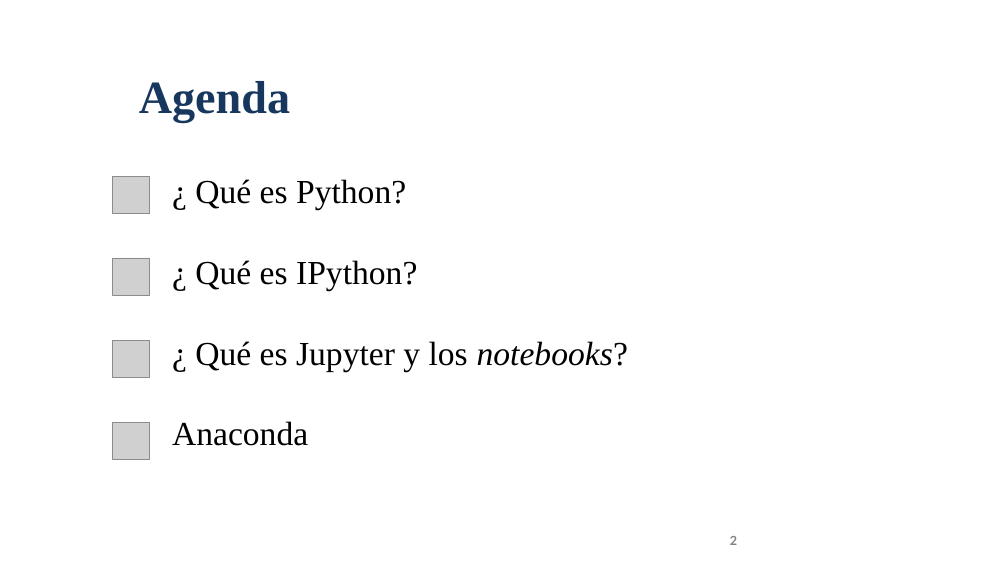
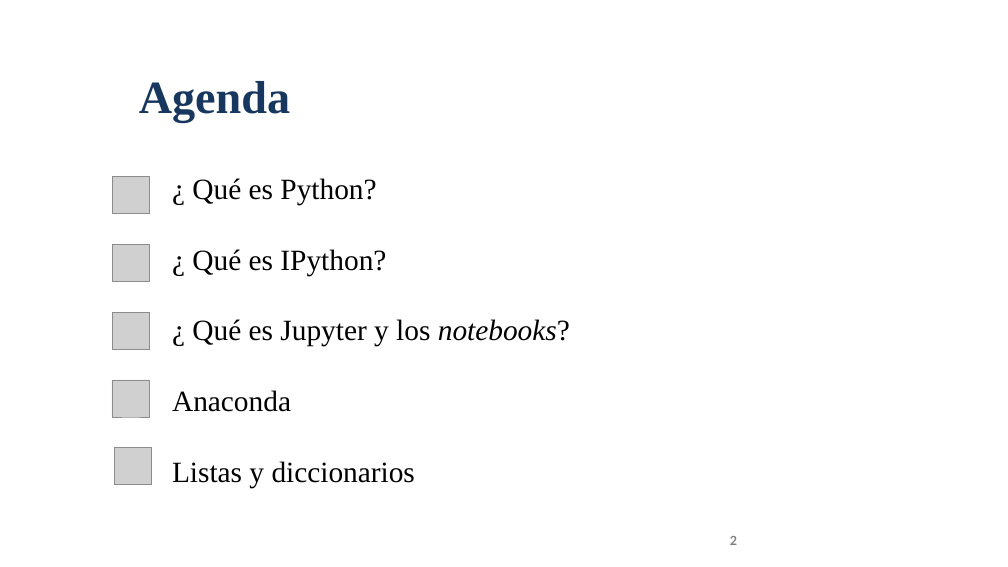
Before and after one commit to David-Puentes/Tutorial, a slide deck: slide 2 of Primera sesión.pptx. Drawn at 1008x567 pixels with LibreOffice and Linux fonts; fonts in the diff are those of the drawing; grey boxes stand for pictures; background and template pictures are left out. Boxes give left, top, right and bottom in pixels: in the first picture for what was removed or moved away, otherwise in the second. Text is boxed around its words. In the diff, an @@ line names an element or a change of style, - is before the commit and + after.

Commit message:
Actualización

```diff
--- a/Primera sesión.pptx
+++ b/Primera sesión.pptx
@@ text at (x1=172, y1=178, x2=570, y2=412): size 32 to 28 pt in "¿ Qué es Python?", "¿ Qué es IPython?", "¿ Qué es Jupyter y los notebooks?", "Anaconda" @@
@@ picture moved from (x1=113, y1=258, x2=150, y2=295) to (x1=113, y1=244, x2=150, y2=281) @@
@@ picture moved from (x1=113, y1=340, x2=150, y2=377) to (x1=113, y1=312, x2=150, y2=349) @@
@@ picture moved from (x1=113, y1=422, x2=150, y2=459) to (x1=112, y1=380, x2=149, y2=417) @@
@@ picture added at (x1=115, y1=448, x2=152, y2=485) @@
@@ text at (x1=172, y1=461, x2=415, y2=488): paragraph added @@
+Listas y diccionarios
```
